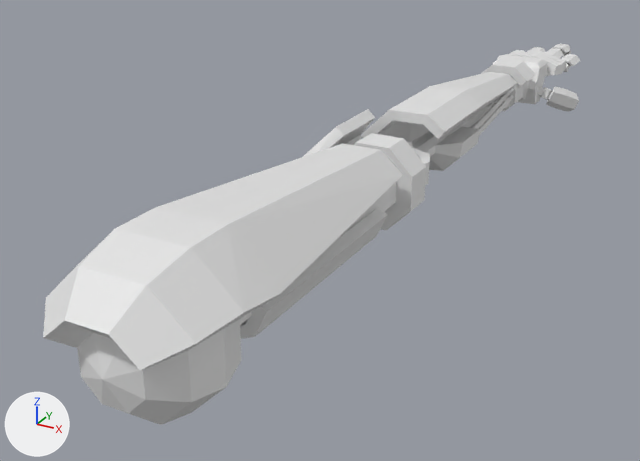
A saved change to the Blender file datas/meshes/arm.blend.
One viewpoint serves both versions: a 50 mm camera at (0.301, -1.037, 0.268) aimed at (-0.07, -0.363, -0.069). Arrows for +X, +Y and +Z are at lower left; the lights stay in place.

The first picture shows '0-arm', '1-elbow', '2-foreArm', '3-wrist', '4-hand', 'Z-finger.004'.
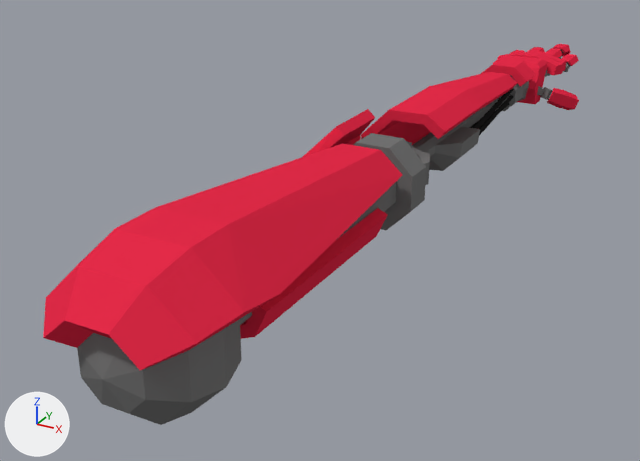
Diff of the bpy script that builds the scene:
```diff
--- a/datas/meshes/arm.blend.py
+++ b/datas/meshes/arm.blend.py
@@ mat_steel @@
+mat_steel = diffuse_material('Steel')
+mat_steel.base_color = (0.173, 0.173, 0.173)  # grey #737373
@@ mat_coloredsteel @@
+mat_coloredsteel = diffuse_material('ColoredSteel')
+mat_coloredsteel.base_color = (0.8, 0.0248, 0.0671)  # red #e72c49
@@ mat_darksteel @@
+mat_darksteel = diffuse_material('DarkSteel')
+mat_darksteel.base_color = (0.016, 0.016, 0.016)  # black #222222
@@ me_0_arm @@
 me_0_arm.from_pydata(...)  # 122 vertices, 104 faces; spans x -0.062..0.062, y -0.057..0.3, z -0.046..0.065
+# me_0_arm part 1: 32 of the faces centred in x -0.037..0.037, y 0.275..0.3, z -0.037..0.037 switch from no material to mat_steel (grey #747474)
+# me_0_arm part 2: 28 of the faces centred in x -0.043..0.043, y -0.046..0.034, z -0.043..0.015 switch from no material to mat_steel (grey #747474)
+# me_0_arm part 3: 5 of the faces centred in x -0.023..0.023, y 0.154, z -0.023..0.0 switch from no material to mat_steel (grey #747474)
+# me_0_arm part 4: 23 of the faces centred in x -0.052..0.052, y -0.05..0.063, z -0.026..0.065 switch from no material to mat_coloredsteel (red #e72c49)
+# me_0_arm part 5: 16 of the faces centred in x -0.036..0.036, y 0.15..0.265, z -0.031..0.053 switch from no material to mat_coloredsteel (red #e72c49)
@@ me_2_forearm @@
 me_2_forearm.from_pydata(...)  # 150 vertices, 131 faces; spans x -0.047..0.036, y -0.03..0.305, z -0.036..0.047
+# me_2_forearm part 6: 43 of the faces centred in x -0.026..0.028, y -0.026..0.139, z -0.028..0.01 switch from no material to mat_steel (grey #747474)
+# me_2_forearm part 7: 24 of the faces centred in x -0.018..0.018, y 0.285..0.305, z -0.018..0.018 switch from no material to mat_steel (grey #747474)
+# me_2_forearm part 8: all 12 faces centred in x -0.046..0.033, y 0.067, z -0.033..0.046 switch from no material to mat_coloredsteel (red #e72c49)
+# me_2_forearm part 9: all 12 faces centred in x -0.037..0.026, y 0.194..0.195, z -0.026..0.037 switch from no material to mat_coloredsteel (red #e72c49)
+# me_2_forearm part 10: all 5 faces centred in x -0.042..0.024, y 0.019, z -0.024..0.042 switch from no material to mat_coloredsteel (red #e72c49)
+# me_2_forearm part 11: 20 of the faces centred in x -0.003..0.019, y 0.21, z -0.019..0.005 switch from no material to mat_darksteel (black #222222)
@@ me_1_elbow @@
 me_1_elbow.from_pydata(...)  # 67 vertices, 82 faces; spans x -0.0557..0.037, y -0.0825..0.0175, z -0.0509..0.0509
+# me_1_elbow part 12: 68 of the faces centred in x -0.037..0.037, y -0.04..0.0108, z -0.037..0.037 switch from no material to mat_steel (grey #747474)
+# me_1_elbow part 13: 7 of the faces centred in x -0.0557..-0.026, y -0.0825..-0.0325, z 0.0..0.0475 switch from no material to mat_coloredsteel (red #e72c49)
@@ me_3_wrist @@
 me_3_wrist.from_pydata(...)  # 67 vertices, 70 faces; spans x -0.0289..0.0289, y -0.055..0.0246, z -0.0246..0.0324
+# me_3_wrist part 14: 56 of the faces centred in x -0.0185..0.0185, y -0.04..0.0198, z -0.0185..0.0185 switch from no material to mat_steel (grey #747474)
+# me_3_wrist part 15: 14 of the faces centred in x -0.0255..0.0255, y -0.055..-0.02, z 0.0148..0.0324 switch from no material to mat_coloredsteel (red #e72c49)
@@ me_4_hand @@
 me_4_hand.from_pydata(...)  # 90 vertices, 63 faces; spans x -0.0411..0.0414, y -0.0125..0.088, z -0.0211..0.0264
+# me_4_hand part 16: 4 of the faces centred in x 0.0295..0.0306, y 0.0036..0.0088, z -0.0117..-0.0031 switch from no material to mat_steel (grey #747474)
+# me_4_hand part 17: 37 of the faces centred in x -0.0388..0.0389, y -0.0087..0.0783, z -0.0211..0.0264 switch from no material to mat_coloredsteel (red #e72c49)
```

Pixel boxes [x1, y1, x2, y2] of what changed, in the pictures (640 x 461 px):
part 1 of me_0_arm, recoloured: [353, 138, 419, 230] in both
part 2 of me_0_arm, recoloured: [77, 319, 242, 425] in both
part 3 of me_0_arm, recoloured: [240, 192, 386, 325] in both
part 4 of me_0_arm, recoloured (white to red): [43, 208, 280, 370] in both
part 5 of me_0_arm, recoloured (white to red): [155, 143, 402, 336] in both
part 6 of me_2_forearm, recoloured (grey to black): [412, 94, 507, 185] in both
part 7 of me_2_forearm, recoloured: [496, 76, 521, 111] in both
part 8 of me_2_forearm, recoloured (white to red): [377, 86, 482, 142] in both
part 9 of me_2_forearm, recoloured (white to red): [410, 72, 517, 145] in both
part 10 of me_2_forearm, recoloured (grey to red): [361, 110, 445, 139] in both
part 11 of me_2_forearm, recoloured (grey to black): [469, 88, 514, 136] in both
part 12 of me_1_elbow, recoloured: [364, 133, 426, 205] in both
part 13 of me_1_elbow, recoloured (white to red): [303, 109, 375, 157] in both
part 14 of me_3_wrist, recoloured: [510, 75, 529, 103] in both
part 15 of me_3_wrist, recoloured (grey to red): [481, 59, 536, 87] in both
part 16 of me_4_hand, recoloured: [537, 86, 544, 95] in both
part 17 of me_4_hand, recoloured (white to red): [493, 51, 566, 104] in both
